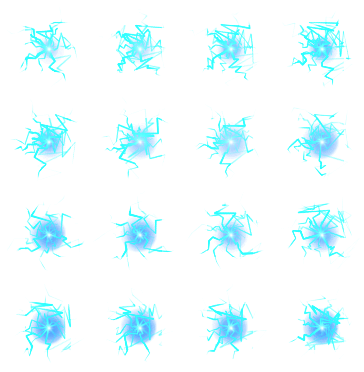
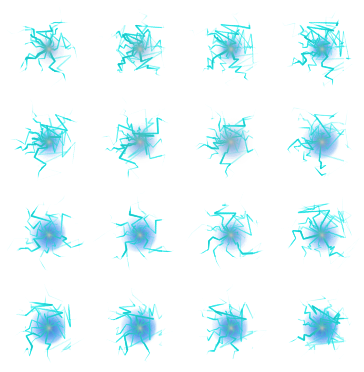
Layers edited between the first and the second 364x372 image:
painted on "hr-tileable-beam-END.png copy" over [left=14, top=15, right=351, bottom=360]
